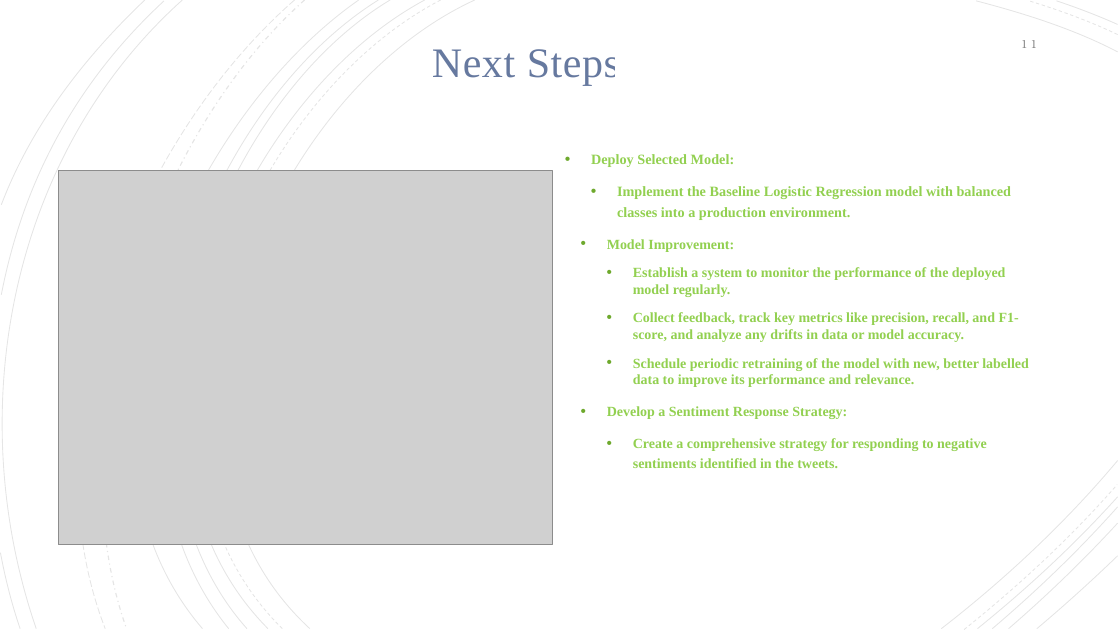
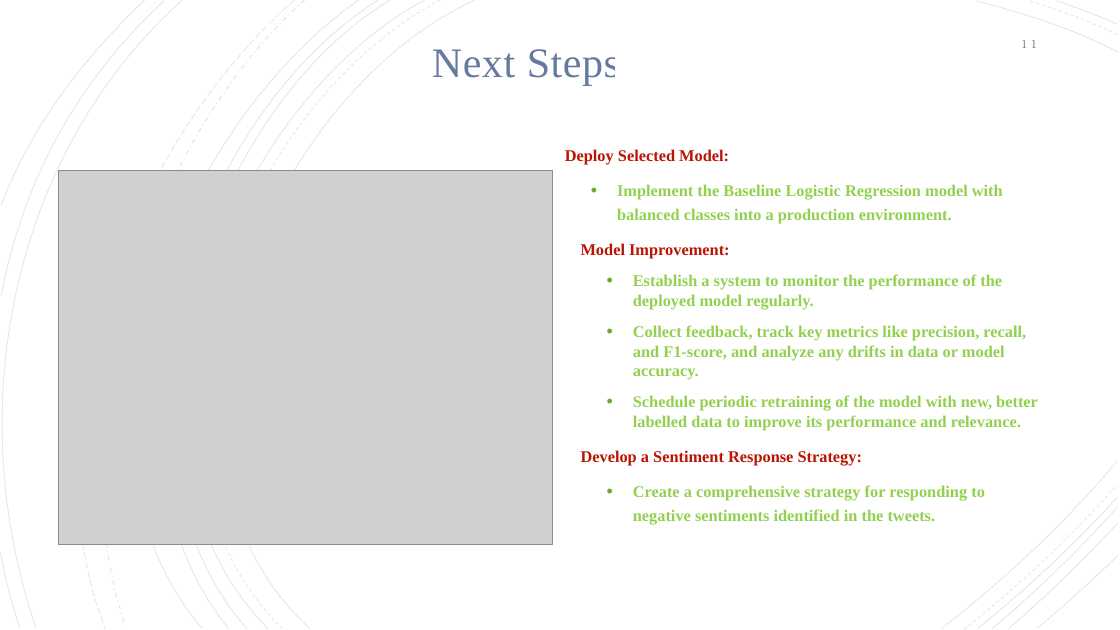
Before and after one commit to WambuiMunene/Natural-Language-Processing-Sentiment-Analysis-on-Tweets, a slide deck: slide 11 of Presentation.pptx. Drawn at 1120x630 pixels with LibreOffice and Linux fonts; fonts in the diff are those of the drawing; grey boxes stand for pictures. Boxes give left, top, right and bottom in pixels: in the first picture for what was removed or moved away, otherwise in the second. Text is boxed around its words. In the diff, an @@ line names an element or a change of style, - is before the commit and + after.

```diff
--- a/Presentation.pptx
+++ b/Presentation.pptx
@@ text "Deploy Selected Model:" at (565, 149, 1038, 525): size 12.2 to 14 pt in "Deploy Selected Model:", "Implement the Baseline Logistic Regression model with ..."; text colour #92D050 to #BA1401 in "Deploy Selected Model:", "Model Improvement:", "Develop a Sentiment Response Strategy:"; size 12 to 14 pt in "Model Improvement:", "Establish a system to monitor the performance ...", "Collect feedback, track key metrics like precision, ...", "Schedule periodic retraining of the model with ..." and 2 more places; bullet • to none @@
```
Also in this commit, not shown: 8 other slides changed, 3 other files.
